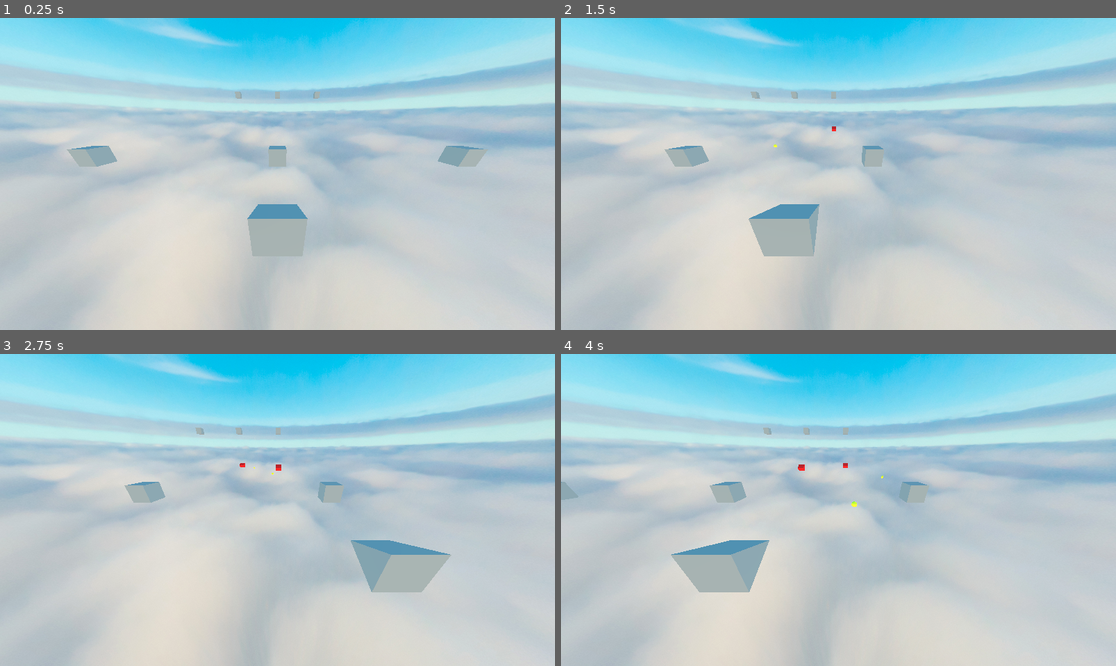
Above: before the commit, frames 1-4 (two rows, left to right).
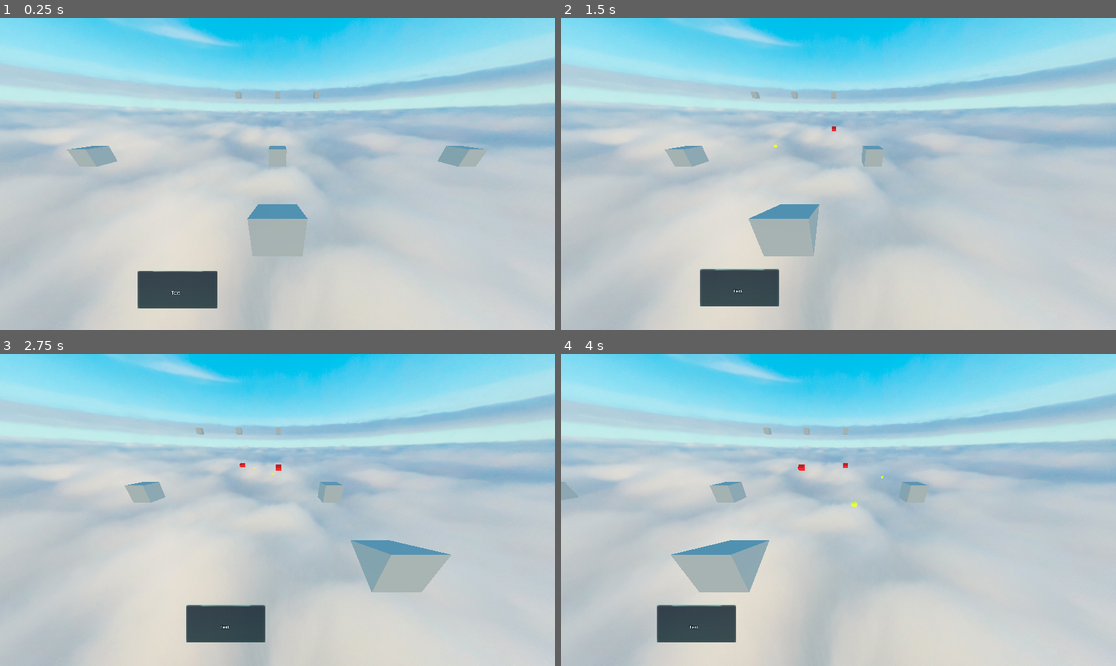
Above: after the commit, the same moments.

Repository: TimurBysky/fighter_arcade
Game: Godot game, scene res://level.tscn
Same seed, same stepped clock (60 frames per second), same inputs: the game is played once before the commit and once after it.
Inputs:
- Up to frame 1 (0.25 s): no input
- Up to frame 2 (1.5 s): tap Enter at 0.5 s; hold Right (ui_right) 0.53-1.28 s; tap Space at 0.77 s; hold Left (ui_left) from 1.28 s (still down)
- Up to frame 3 (2.75 s): tap Space at 1.52 s; release Left (ui_left) at 2.03 s; hold Right (ui_right) from 2.03 s (still down)
- Up to frame 4 (4 s): tap Space at 3.02, 3.77 s; release Right (ui_right) at 3.53 s; hold Left (ui_left) from 3.53 s (still down)

The runs differ from the first frame. In frame 1, 1.7% of the frame differs, in the area x 24-40%, y 81-94%; in frame 2, 1.7%; in frame 3, 1.7%; in frame 4, 1.7%.

Commit message:
Добавлен шаблон интерфейса

Diff:
--- a/enemy.gd
+++ b/enemy.gd
@@ -7,7 +7,6 @@
 
 func _ready() -> void:
 	area3D.body_entered.connect(collision)
-	collision_layer = 3
 	collision_mask = 0
 	area3D.collision_mask = 2
 
--- a/fighter.tscn
+++ b/fighter.tscn
@@ -2,6 +2,8 @@
 
 [ext_resource type="Script" uid="uid://bh8tisjd60su1" path="res://fighter.gd" id="1_efvb3"]
 [ext_resource type="Script" uid="uid://c0tso0m8d5xly" path="res://camera_3d.gd" id="2_umvcx"]
+[ext_resource type="Texture2D" uid="uid://b08fo432ub7rb" path="res://Assets/PNG/MainPanel03.png" id="3_qq641"]
+[ext_resource type="Script" uid="uid://h5wpwigggx5i" path="res://ui_panel.gd" id="4_l3gly"]
 
 [sub_resource type="PrismMesh" id="PrismMesh_6jilj"]
 
@@ -31,3 +33,16 @@
 fov = 105.0
 script = ExtResource("2_umvcx")
 speed = 5.5
+
+[node name="UI_Panel" type="Sprite3D" parent="." unique_id=743516293]
+transform = Transform3D(0.635, 1.4901161e-08, -1.4998493e-15, -1.4901161e-08, 0.635, 2.7118577e-15, 2.7650755e-16, 2.7118577e-15, 0.635, 1, -1.72, 2.4)
+modulate = Color(18.892157, 18.892157, 18.892157, 0.84313726)
+billboard = 1
+texture = ExtResource("3_qq641")
+script = ExtResource("4_l3gly")
+speed = 10.0
+
+[node name="Label3D" type="Label3D" parent="UI_Panel" unique_id=1910362219]
+transform = Transform3D(1, 1.7763568e-15, 0, -1.7763568e-15, 1, 0, 2.646978e-23, 0, 1, 0.09269715, 0, 0)
+billboard = 1
+text = "Text"
--- /dev/null
+++ b/ui_panel.gd
@@ -0,0 +1,15 @@
+extends Sprite3D
+@onready var fighter = $"../CharacterBody3D/Fighter_Model"
+@export var speed = 5.0
+@export var offest = Vector3(0.5, -1.72, 2.4)
+
+
+# Called when the node enters the scene tree for the first time.
+func _ready() -> void:
+	pass # Replace with function body.
+
+
+# Called every frame. 'delta' is the elapsed time since the previous frame.
+func _process(delta: float) -> void:
+	var target_pos = fighter.global_position + offest
+	global_position = global_position.lerp(target_pos, speed * delta)
Binary file added: Assets/PNG/Button01.png
Not shown, added: Assets/PNG/Button01.png.import
Binary file added: Assets/PNG/Button02.png
Not shown, added: Assets/PNG/Button02.png.import
Binary file added: Assets/PNG/Button03.png
Not shown, added: Assets/PNG/Button03.png.import
Binary file added: Assets/PNG/Button04.png
Not shown, added: Assets/PNG/Button04.png.import
Binary file added: Assets/PNG/Button05.png
Not shown, added: Assets/PNG/Button05.png.import
Binary file added: Assets/PNG/Button06.png
Not shown, added: Assets/PNG/Button06.png.import
(and 55 more such lines)
